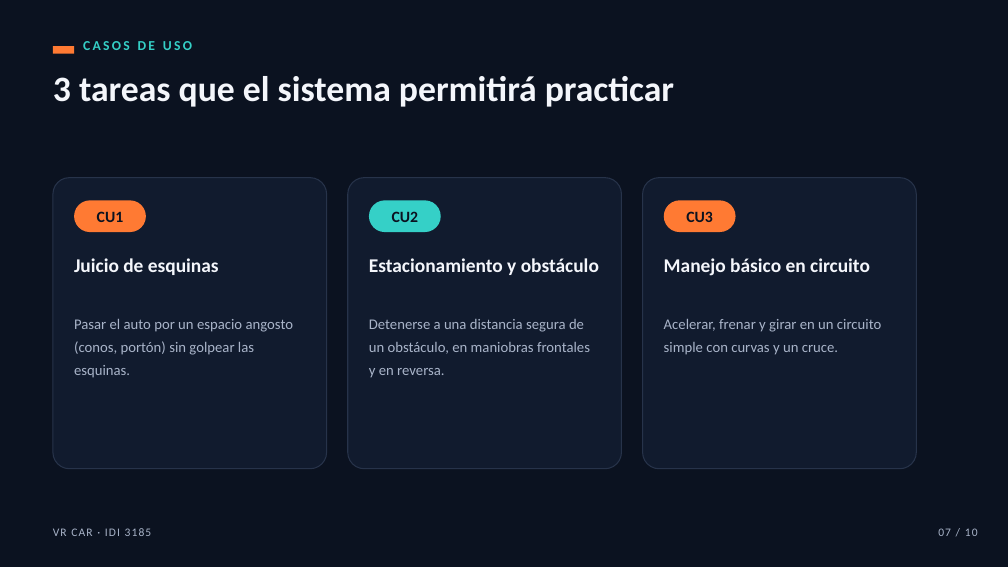
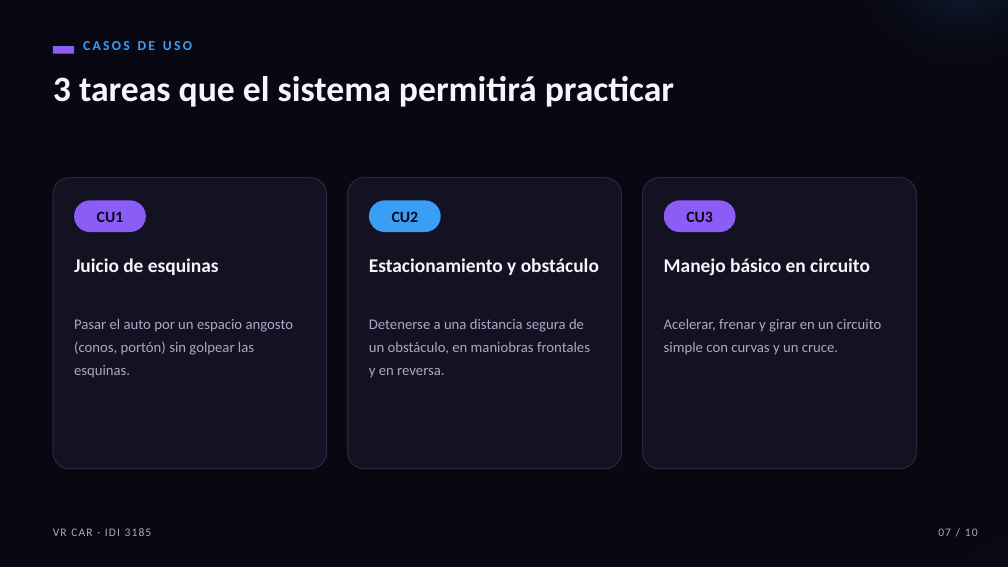
Before and after one commit to eanorambuena/xr-project, a slide deck: slide 7 of presentation/hito1-vrcar.pptx. Drawn at 1008x567 pixels with LibreOffice and Linux fonts; fonts in the diff are those of the drawing. Boxes give left, top, right and bottom in pixels: in the first picture for what was removed or moved away, otherwise in the second. Text is boxed around its words. In the diff, an @@ line names an element or a change of style, - is before the commit and + after.

```diff
--- a/presentation/hito1-vrcar.pptx
+++ b/presentation/hito1-vrcar.pptx
@@ background #0B1220 to #080812 @@
@@ text "CASOS DE USO" at [83,41,192,50]: text colour #35D0C7 to #3B9EF6 @@
@@ fill #111B2E to #131222; outline #27334A 1 pt to #2A273E 1 pt in 3 elements at [53,178,327,469], [348,178,622,469], [643,178,917,469] @@
@@ rounded rectangle at [369,200,441,232]: fill #35D0C7 to #3B9EF6 @@
@@ text colour #0B1220 to #080812 in 3 elements at [97,211,124,222], [392,211,419,222], [686,211,713,222] @@
@@ fill #FF7A33 to #8B5CF6 in 3 elements at [53,46,74,54], [74,200,146,232], [664,200,736,232] @@
```
Also in this commit, not shown: 9 other slides changed.
